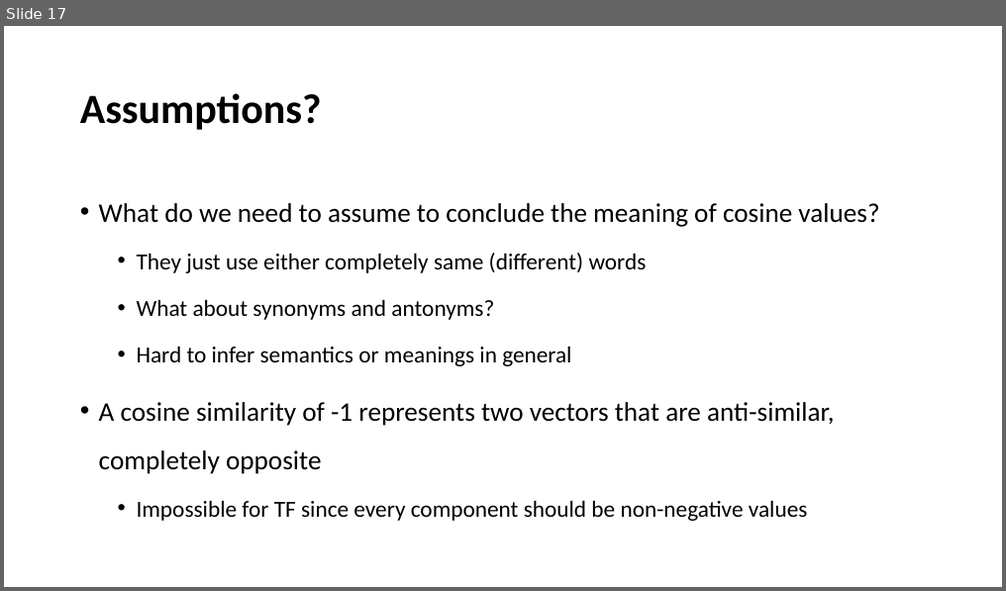
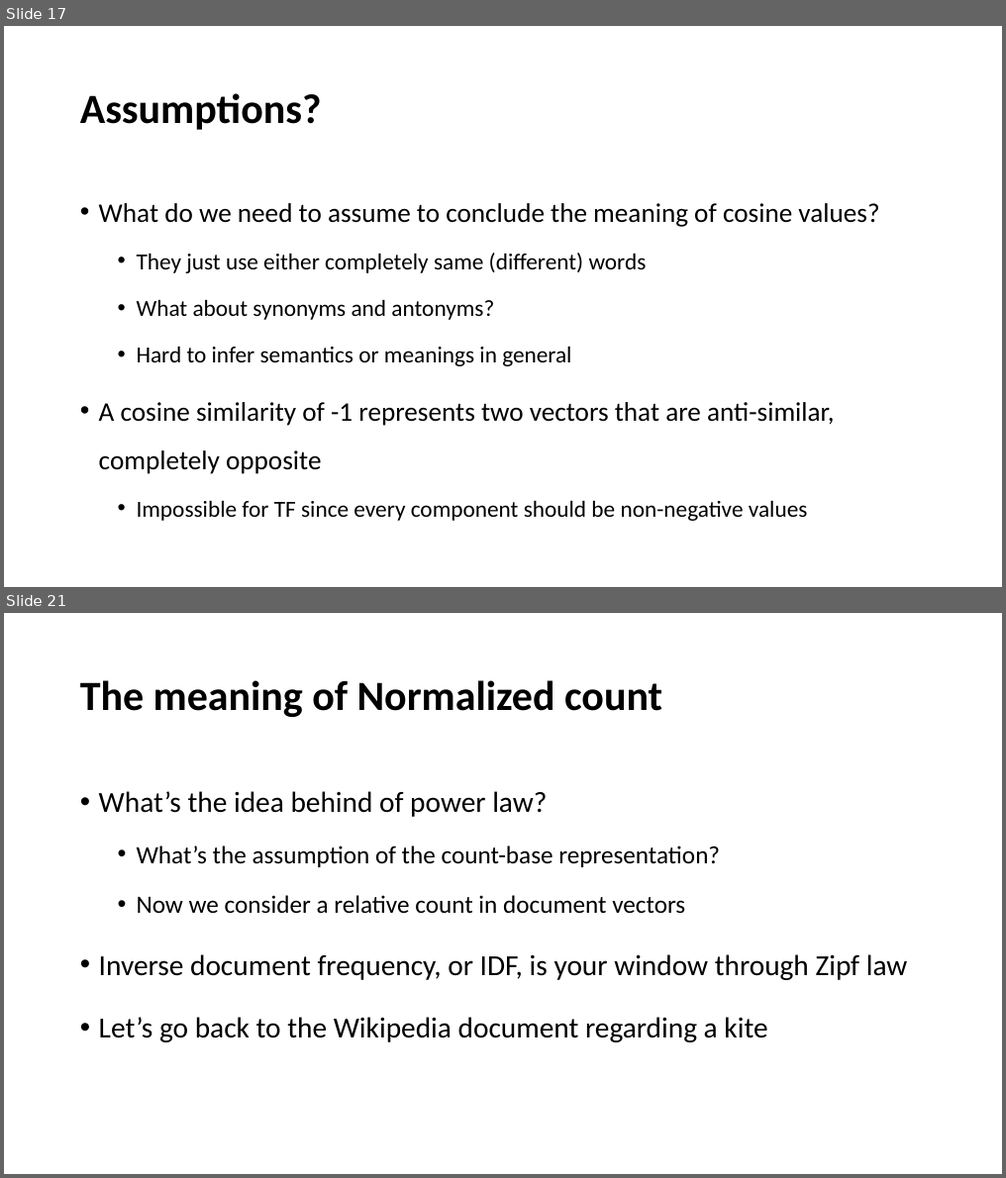
Before and after one commit to YeabinMoonEcon/BUS211, a slide deck: BUS243_NLP/lecture_notes/Lecture3.pptx. Shown one above the other, each under a label of ours: slide 17 before the commit, slides 17 and 21 after it; the slides between them are not shown. The pictures are 1006x591 and 1006x1178 pixels, drawn with LibreOffice and Linux fonts; fonts in the diff are those of the drawing. Boxes give left, top, right and bottom in pixels: in the first picture for what was removed or moved away, otherwise in the second. Text is boxed around its words. In the diff, an @@ line names an element or a change of style, - is before the commit and + after.

```diff
--- a/BUS243_NLP/lecture_notes/Lecture3.pptx
+++ b/BUS243_NLP/lecture_notes/Lecture3.pptx
@@ slide 21 added at (4, 613, 1002, 1174), background #FFFFFF @@
@@ title added at (80, 680, 662, 717), 40 pt, text #000000, bold @@
+The meaning of Normalized count
@@ text added at (99, 791, 908, 1043), 28 pt, text #000000 @@
+• What’s the idea behind of power law?
+  • What’s the assumption of the count-base representation?
+  • Now we consider a relative count in document vectors
+• Inverse document frequency, or IDF, is your window through Zipf law
+• Let’s go back to the Wikipedia document regarding a kite
```
Also in this commit, not shown: 1 slide changed, 13 other slides added, 4 other files.
